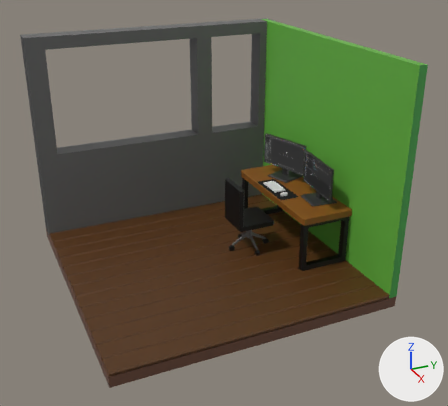
The glTF model public/room.glb as it was, and as the next commit left it.
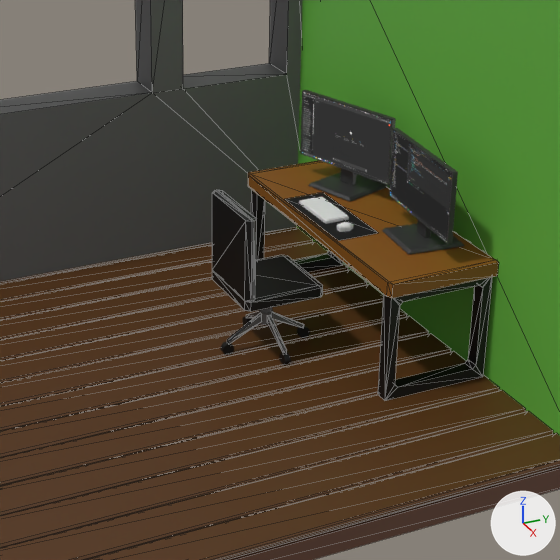
Old and new are each drawn whole from a 50 mm camera at (4.57, -1.85, 2.92) aimed at (0.19, 0.13, 0.73) and again close up on the part from 29% to 85% of the width and 23% to 84% of the height. Arrows for +X, +Y and +Z are at lower right; the lights stay in place. The first two pictures are the older version. The close-ups show mesh edges as thin lines. Where no turn or scale is listed for an object, it has been applied to the vertices.
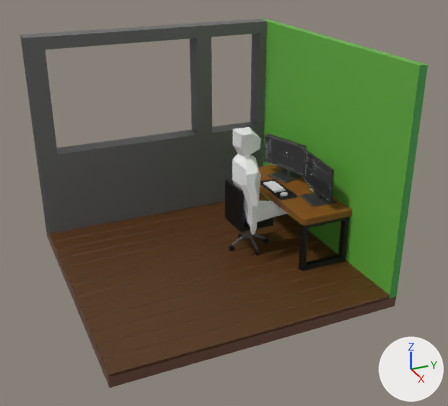
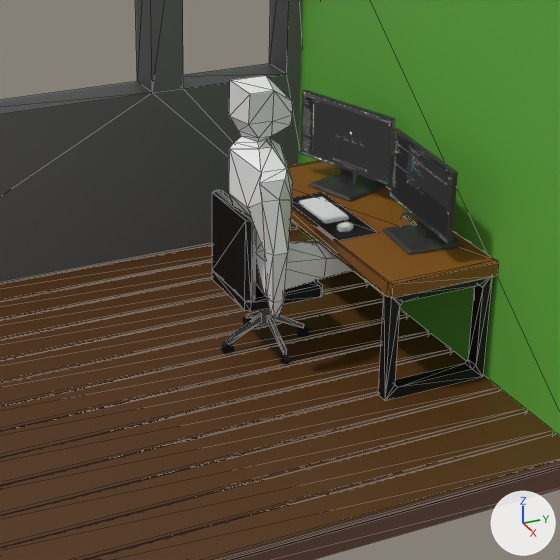
Commit message: new room

Location of each change, [x1, y1, x2, y2] in pixels of the close-ups (560 x 560 px):
'Cube.013', added
    after: [229, 76, 412, 317]

Patch to the scene script:
```diff
--- a/public/room.glb.py
+++ b/public/room.glb.py
@@ me_cube_012 @@
+me_cube_012.from_pydata(...)  # 81 vertices, 138 faces; spans x -0.004..0.283, y -0.135..0.636, z -0.946..-0.056
@@ ob_cube_013 @@
+ob_cube_013 = bpy.data.objects.new('Cube.013', me_cube_012)
+ob_cube_013.location = (0.015, 0.42, 1.365)
```
